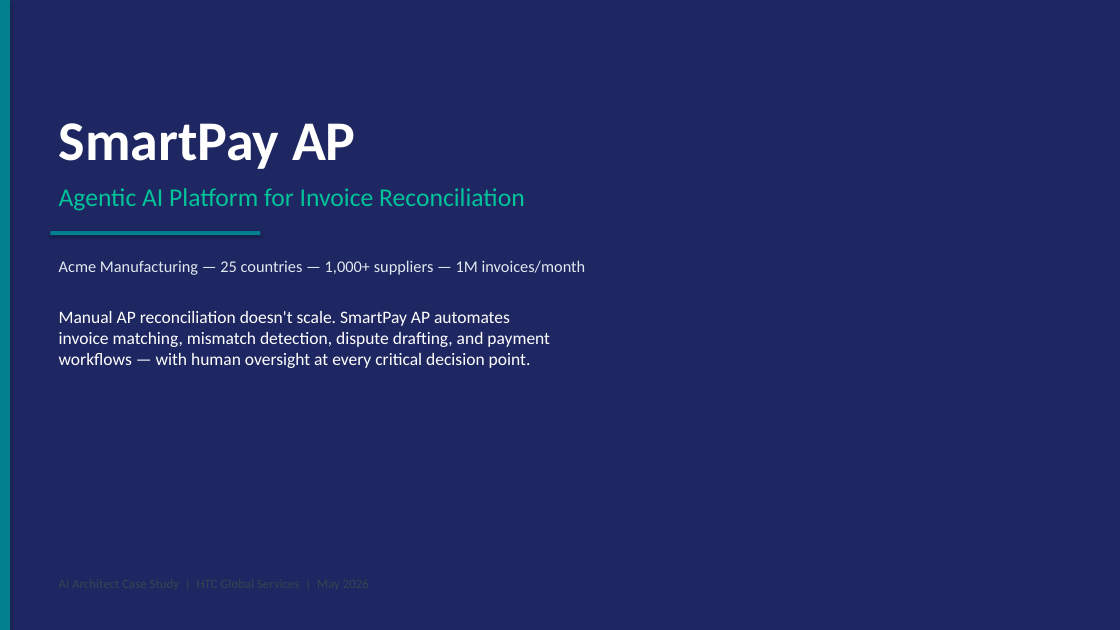
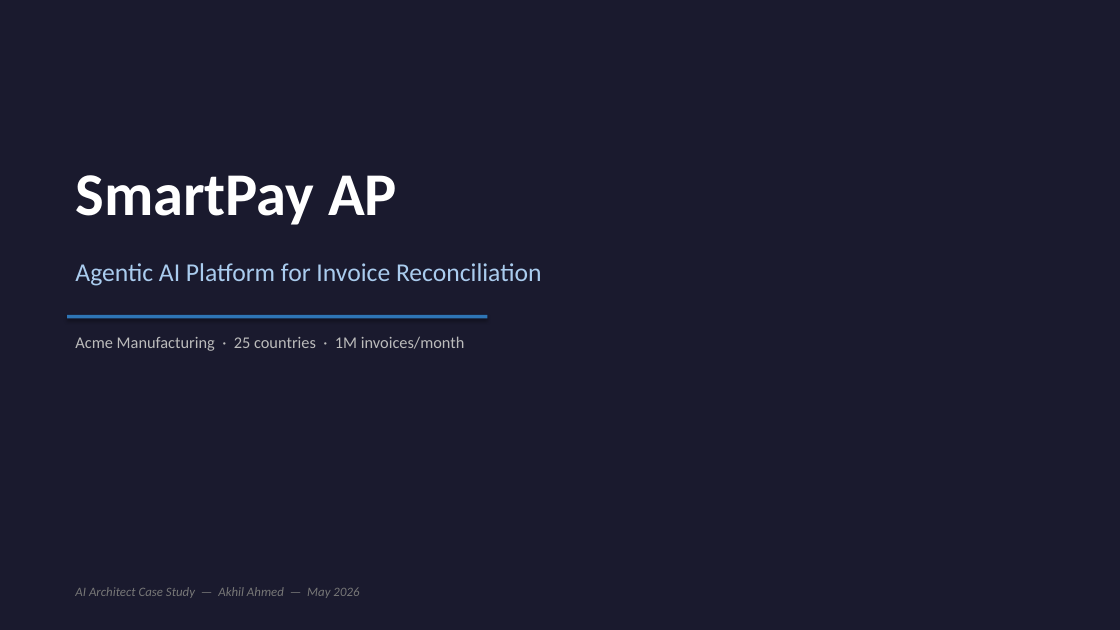
Before and after one commit to AkProjectRepo/smartpay-ap, a slide deck: slide 1 of docs/SmartPay AP Architecture D1.pptx. Drawn at 1120x630 pixels with LibreOffice and Linux fonts; fonts in the diff are those of the drawing. Boxes give left, top, right and bottom in pixels: in the first picture for what was removed or moved away, otherwise in the second. Text is boxed around its words. In the diff, an @@ line names an element or a change of style, - is before the commit and + after.

```diff
--- a/docs/SmartPay AP Architecture D1.pptx
+++ b/docs/SmartPay AP Architecture D1.pptx
@@ rectangle at <box>0,0,1120,630</box>: fill #1E2761 to #1A1A2E @@
@@ rectangle removed at <box>0,0,10,630</box> @@
@@ text "SmartPay AP": place and size @@
-text "SmartPay AP" at <box>59,123,356,169</box>
+text "SmartPay AP" at <box>75,175,397,225</box>
@@ text "SmartPay AP" at <box>75,175,397,225</box>: size 48 to 52 pt @@
@@ rectangle removed at <box>50,231,260,235</box> @@
@@ text "Agentic AI Platform for Invoice ...": place and size @@
-text "Agentic AI Platform for Invoice ..." at <box>59,188,525,211</box>
+text "Agentic AI Platform for Invoice ..." at <box>75,263,542,286</box>
@@ text "Agentic AI Platform for Invoice ..." at <box>75,263,542,286</box>: text colour #02C39A to #AACCEE @@
@@ text removed at <box>59,311,550,368</box> @@
-Manual AP reconciliation doesn't scale. SmartPay AP automates
-invoice matching, mismatch detection, dispute drafting, and payment
-workflows — with human oversight at every critical decision point.
@@ rectangle added at <box>67,315,487,318</box>, fill #2E75B6 @@
@@ text at <box>75,336,465,351</box>: text changed; text colour #E2E8F0 to #BBBBBB @@
-Acme Manufacturing — 25 countries — 1,000+ suppliers — 1M invoices/month
+Acme Manufacturing · 25 countries · 1M invoices/month
@@ text added at <box>75,587,359,598</box>, 11 pt, text #777777, italic @@
+AI Architect Case Study — Akhil Ahmed — May 2026
```
Also in this commit, not shown: 4 other slides changed, 8 slides added, 7 slides removed, 1 other file.
